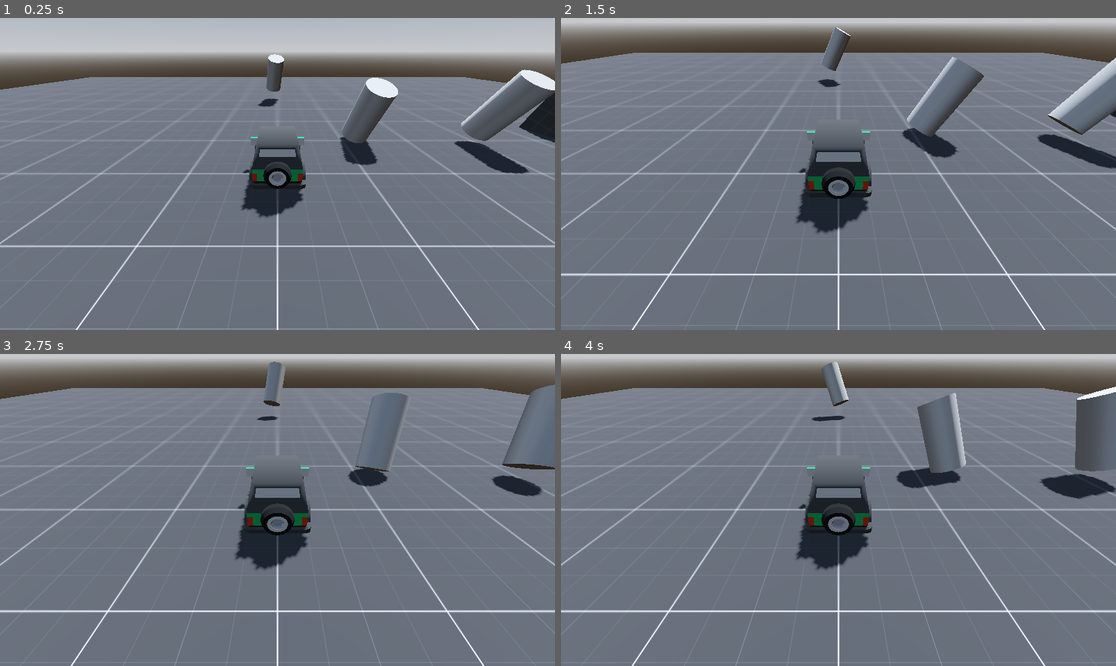
Above: before the commit, frames 1-4 (two rows, left to right).
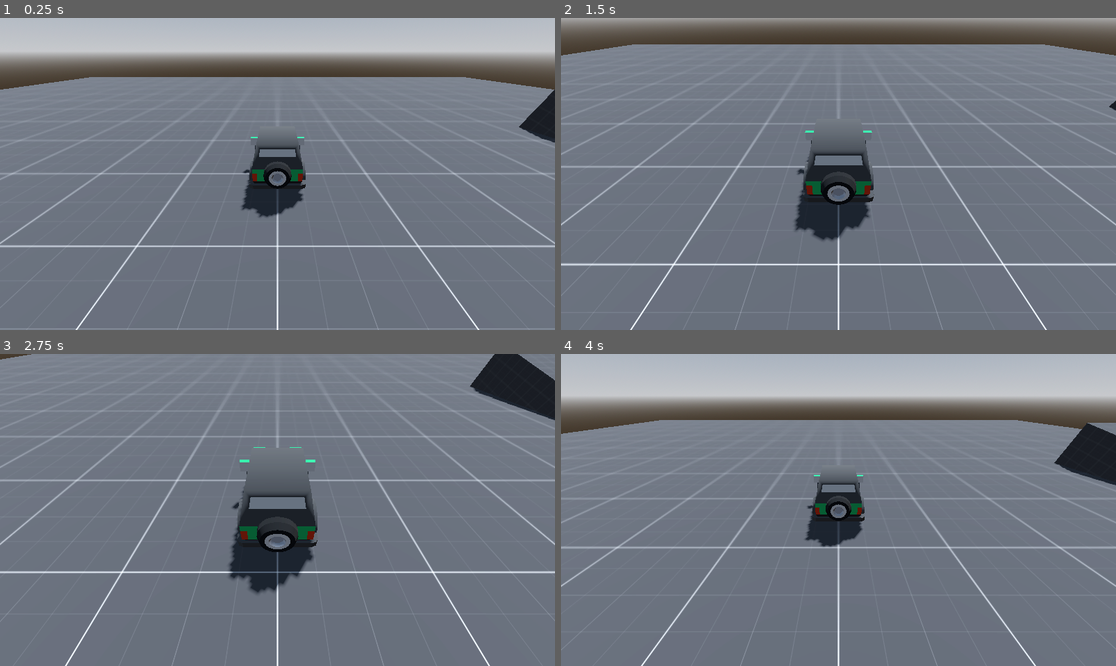
Above: after the commit, the same moments.

Repository: VriskaSekret/car_game
Game: Godot game, scene res://test_scene.tscn
Same seed, same stepped clock (60 frames per second), same inputs: the game is played once before the commit and once after it.
Inputs:
- Up to frame 1 (0.25 s): no input
- Up to frame 2 (1.5 s): hold D (steer_right) 0.53-1.28 s; hold S (brake) from 1.28 s (still down)
- Up to frame 3 (2.75 s): release S (brake) at 2.03 s; hold D (steer_right) from 2.03 s (still down)
- Up to frame 4 (4 s): release D (steer_right) at 2.78 s; hold W (accelerate) 2.78-3.53 s; hold A (steer_left) from 3.53 s (still down)

The runs differ from the first frame. In frame 1, 4.1% of the frame differs, in the area x 46-100%, y 11-51%; in frame 2, 18%; in frame 3, 21%; in frame 4, 29%, in the area x 0-100%, y 0-100%.

Commit message:
added trees

Diff:
--- a/car.gd
+++ b/car.gd
@@ -2,9 +2,9 @@
 
 var sphere_offset = Vector3.DOWN
 var acceleration = 35.0
-var steering = 19.0
+var steering = 29.0
 var turn_speed = 4.0
-var turn_stop_limit = 0.75
+var turn_stop_limit = 3.0
 var body_tilt = 35
 
 var speed_input = 0
@@ -26,15 +26,15 @@
 
 func _process(delta):
 	acceleration = 35.0 + (Global.score * 5)
-	if not ground_ray.is_colliding() or not Global.is_dead:
+	if not ground_ray.is_colliding() or Global.is_dead:
 		return
 	speed_input = Input.get_axis("brake", "accelerate") * acceleration
 	if speed_input > 0:
 		turn_input = Input.get_axis("steer_right", "steer_left") * deg_to_rad(steering)
 	elif speed_input < 0:
 		turn_input = Input.get_axis("steer_right", "steer_left") * -deg_to_rad(steering)
-	right_wheel.rotation.y = turn_input
-	left_wheel.rotation.y = turn_input
+	right_wheel.rotation.y = -turn_input
+	left_wheel.rotation.y = -turn_input
 
 
 	if linear_velocity.length() > turn_stop_limit:
--- a/test_scene.tscn
+++ b/test_scene.tscn
@@ -1,9 +1,7 @@
-[gd_scene load_steps=15 format=3 uid="uid://be1mi7mimuwfx"]
+[gd_scene load_steps=13 format=3 uid="uid://be1mi7mimuwfx"]
 
 [ext_resource type="Texture2D" uid="uid://0wof2ikeolop" path="res://assets/texture_01.png" id="1_tbqoc"]
 [ext_resource type="PackedScene" uid="uid://dbl4bno5e48ka" path="res://car.tscn" id="3_jaglt"]
-[ext_resource type="PackedScene" uid="uid://bc5eqimuylhd0" path="res://beer.tscn" id="3_sasra"]
-[ext_resource type="PackedScene" uid="uid://bacj14uc7wbkp" path="res://tree.tscn" id="4_coq8p"]
 
 [sub_resource type="ProceduralSkyMaterial" id="ProceduralSkyMaterial_74a4f"]
 sky_horizon_color = Color(0.64625, 0.65575, 0.67075, 1)
@@ -91,25 +89,4 @@
 
 [node name="Car" parent="." instance=ExtResource("3_jaglt")]
 
-[node name="beer" parent="." instance=ExtResource("3_sasra")]
-transform = Transform3D(1, 0, 0, 0, 1, 0, 0, 0, 1, 12.242, 1.36571, 13.6086)
-
-[node name="beer2" parent="." instance=ExtResource("3_sasra")]
-transform = Transform3D(1, 0, 0, 0, 1, 0, 0, 0, 1, 7.34852, 1.37589, -1.8358)
-
-[node name="beer3" parent="." instance=ExtResource("3_sasra")]
-transform = Transform3D(1, 0, 0, 0, 1, 0, 0, 0, 1, -9.8494, 1.27722, 2.32115)
-
-[node name="beer4" parent="." instance=ExtResource("3_sasra")]
-transform = Transform3D(1, 0, 0, 0, 1, 0, 0, 0, 1, -0.185976, 1.67583, -10.0762)
-
-[node name="beer5" parent="." instance=ExtResource("3_sasra")]
-transform = Transform3D(1, 0, 0, 0, 1, 0, 0, 0, 1, 0.0928626, 1.34385, 11.5604)
-
-[node name="beer6" parent="." instance=ExtResource("3_sasra")]
-transform = Transform3D(1, 0, 0, 0, 1, 0, 0, 0, 1, 3.10479, 1.11802, -2.22981)
-
-[node name="tree" parent="." instance=ExtResource("4_coq8p")]
-transform = Transform3D(1, 0, 0, 0, 1, 0, 0, 0, 1, 6.07883, 1.18757, 13.7328)
-
 [editable path="Car"]
--- a/tree.gd
+++ b/tree.gd
@@ -1,5 +1,3 @@
-extends Area3D
+extends RigidBody3D
 
-
-func _on_body_entered(body: Node3D) -> void:
-	Global.is_dead = true
+#this script does nothing
--- a/tree.tscn
+++ b/tree.tscn
@@ -6,9 +6,9 @@
 
 [sub_resource type="CylinderMesh" id="CylinderMesh_gvmkm"]
 
-[node name="tree" type="Area3D"]
-collision_layer = 0
-collision_mask = 4
+[node name="tree" type="RigidBody3D"]
+collision_mask = 5
+mass = 3.0
 script = ExtResource("1_brfkd")
 
 [node name="CollisionShape3D" type="CollisionShape3D" parent="."]
